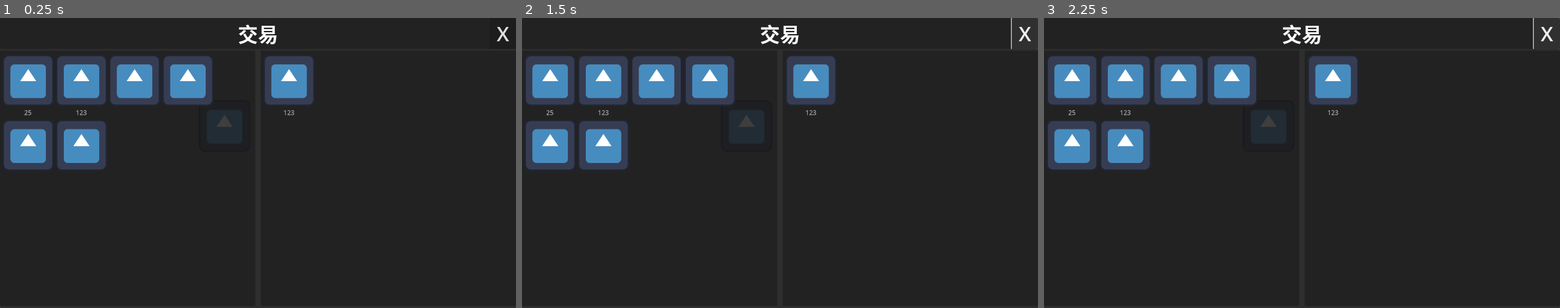
Above: before the commit, frames 1-3 (left to right).
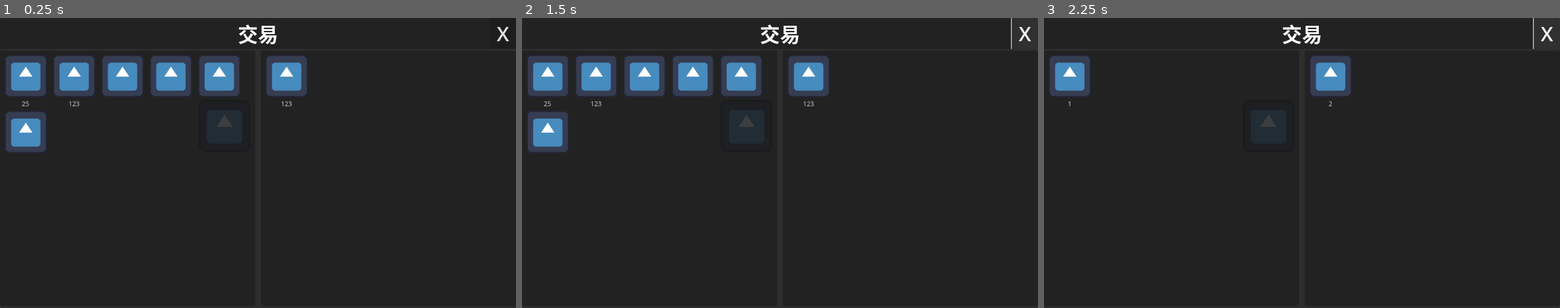
Above: after the commit, the same moments.

Repository: lxdua/EndingLine
Game: Godot game, scene res://Trade/Scene/trade_test.tscn
The game is run twice, just before and just after one commit, with the same random seed, the same clock (stepped at 60 frames per second) and the same inputs. This scene is started directly instead of the project's main scene. The engine's default icon, where the game draws it, is replaced by a stand-in: a white triangle on a blue panel in a dark square.
Inputs:
- Up to frame 1 (0.25 s): no input
- Up to frame 2 (1.5 s): tap Enter at 0.5 s; click "X" at 1.25 s
- Up to frame 3 (2.25 s): hold A from 2.03 s (still down)

The runs differ from the first frame. In frame 1, 9.0% of the frame differs, in the area x 0-61%, y 13-53%; in frame 2, 9.0%; in frame 3, 9.6%.
Error before the commit: Parse Error: Expected indented block after function declaration. (res://Trade/Script/trade_manage.gd:14)

Commit message:
写了点交易ui

Diff:
--- a/endinglinetry/Trade/Scene/trade_test.tscn
+++ b/endinglinetry/Trade/Scene/trade_test.tscn
@@ -13,13 +13,18 @@
 
 [node name="TradeGoods" type="Node" parent="Sprite2D"]
 script = ExtResource("2_1c4b1")
+add_id = 2
+add_number = 2
+add_g = true
 
 [node name="TradeManage" type="Node2D" parent="."]
 script = ExtResource("2_61n01")
 
 [node name="PlayerTradeGoods" type="Node" parent="TradeManage"]
 script = ExtResource("2_1c4b1")
-add_number = 10
+add_id = 2
+add_number = 1
+add_g = true
 cash = 500
 
-[node name="CanvasLayer" parent="TradeManage" instance=ExtResource("4_fvdnw")]
+[node name="TradeUI" parent="TradeManage" instance=ExtResource("4_fvdnw")]
--- a/endinglinetry/Trade/Scene/trade_ui.tscn
+++ b/endinglinetry/Trade/Scene/trade_ui.tscn
@@ -1,8 +1,14 @@
-[gd_scene load_steps=2 format=3 uid="uid://dovfytcll6bqb"]
+[gd_scene load_steps=5 format=3 uid="uid://dovfytcll6bqb"]
 
 [ext_resource type="Texture2D" uid="uid://dgbe8puaplb6m" path="res://icon.svg" id="1_5n6at"]
+[ext_resource type="Script" path="res://Trade/Script/trade_ui.gd" id="1_kgsjj"]
+
+[sub_resource type="StyleBoxEmpty" id="StyleBoxEmpty_m242h"]
+
+[sub_resource type="StyleBoxEmpty" id="StyleBoxEmpty_64eyq"]
 
 [node name="TradeUI" type="CanvasLayer"]
+script = ExtResource("1_kgsjj")
 
 [node name="Panel" type="Panel" parent="."]
 anchors_preset = 15
@@ -51,12 +57,14 @@
 theme_override_constants/margin_right = 5
 theme_override_constants/margin_bottom = 5
 
-[node name="ItemList" type="ItemList" parent="VBoxContainer/HBox/MarginContainer"]
+[node name="PlayerGoodsList" type="ItemList" parent="VBoxContainer/HBox/MarginContainer"]
 layout_mode = 2
+theme_override_styles/focus = SubResource("StyleBoxEmpty_m242h")
 item_count = 6
-max_columns = 0
+max_columns = 5
 same_column_width = true
 icon_mode = 0
+fixed_icon_size = Vector2i(5, 5)
 item_0/text = "25"
 item_0/icon = ExtResource("1_5n6at")
 item_1/text = "123"
@@ -72,11 +80,13 @@
 theme_override_constants/margin_left = 5
 theme_override_constants/margin_bottom = 5
 
-[node name="ItemList2" type="ItemList" parent="VBoxContainer/HBox/MarginContainer2"]
+[node name="GoodsList" type="ItemList" parent="VBoxContainer/HBox/MarginContainer2"]
 layout_mode = 2
+theme_override_styles/focus = SubResource("StyleBoxEmpty_64eyq")
 item_count = 1
 max_columns = 0
 same_column_width = true
 icon_mode = 0
 item_0/text = "123"
 item_0/icon = ExtResource("1_5n6at")
+item_0/selectable = false
--- a/endinglinetry/Trade/Script/trade_manage.gd
+++ b/endinglinetry/Trade/Script/trade_manage.gd
@@ -1,6 +1,7 @@
 extends Node2D
 class_name TradeManage
 @onready var player_trade_goods: TradeGoods = $PlayerTradeGoods
+@onready var trade_ui: TradeUI = $TradeUI
 
 
 var goods_data:Array[Dictionary]
@@ -11,10 +12,14 @@
 	print(goods_data)
 
 
+
 func Trace(t_goods:TradeGoods):
+	pass
 
-
-
+func _input(event: InputEvent) -> void:
+	if event is InputEventKey:
+		if event.keycode == KEY_A:
+			trade_ui.reset_list_goods(player_trade_goods,$"../Sprite2D/TradeGoods")
 
 
 
@@ -38,3 +43,9 @@
 					item[items_title[title]] = csv_item[title]
 			goods_data.append(item)
 		csv_file.close()
+
+func get_goods_name(id:int):
+	return goods_data.filter(func(gd):return gd["id"]==id)[0]["name"]
+
+func get_goods_price(id:int):
+	return goods_data.filter(func(gd):return gd["id"]==id)[0]["price"]
--- /dev/null
+++ b/endinglinetry/Trade/Script/trade_ui.gd
@@ -0,0 +1,36 @@
+extends CanvasLayer
+class_name TradeUI
+@onready var trade_manage: TradeManage = $".."
+@onready var player_goods_list: ItemList = $VBoxContainer/HBox/MarginContainer/PlayerGoodsList
+@onready var goods_list: ItemList = $VBoxContainer/HBox/MarginContainer2/GoodsList
+
+
+func _ready() -> void:
+	reset_list_layout()
+
+
+
+
+
+func reset_list_layout():
+	player_goods_list.fixed_icon_size=Vector2(1,1)*((get_viewport().size.x/2)/6)
+	player_goods_list.fixed_column_width=player_goods_list.fixed_icon_size.x*1.1
+	goods_list.fixed_icon_size=Vector2(1,1)*((get_viewport().size.x/2)/6)
+	goods_list.fixed_column_width=goods_list.fixed_icon_size.x*1.1
+
+
+var player_list_goods_map:Dictionary
+var list_goods_map:Dictionary
+func reset_list_goods(player_goods:TradeGoods,goods:TradeGoods):
+	var icon:=preload("res://icon.svg")
+	player_goods_list.clear()
+	player_list_goods_map.clear()
+	for g in player_goods.goods:
+		if g.number>0:
+			player_list_goods_map[player_goods_list.add_item(str(g.number),icon,(g.number>0))]=g
+
+	goods_list.clear()
+	list_goods_map.clear()
+	for g in goods.goods:
+		if g.number>0:
+			list_goods_map[goods_list.add_item(str(g.number),icon)]=g
--- a/endinglinetry/project.godot
+++ b/endinglinetry/project.godot
@@ -19,6 +19,7 @@
 
 window/size/viewport_width=1920
 window/size/viewport_height=1080
+window/size/always_on_top=true
 window/size/window_width_override=1280
 window/size/window_height_override=720
 
